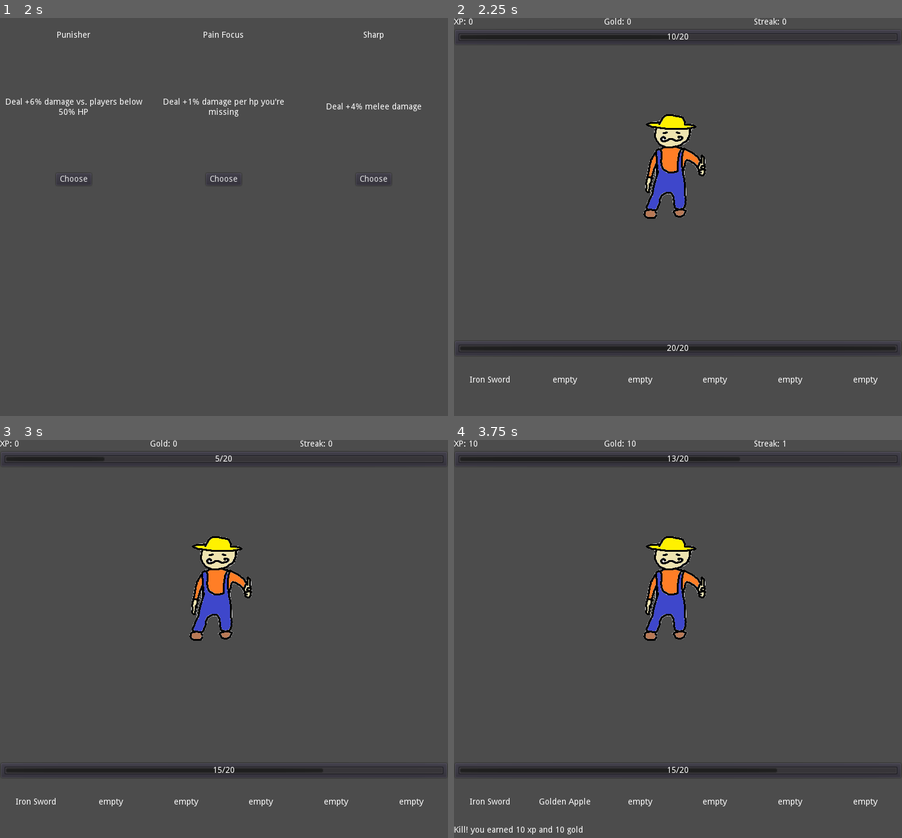
Above: before the commit, frames 1-4 (two rows, left to right).
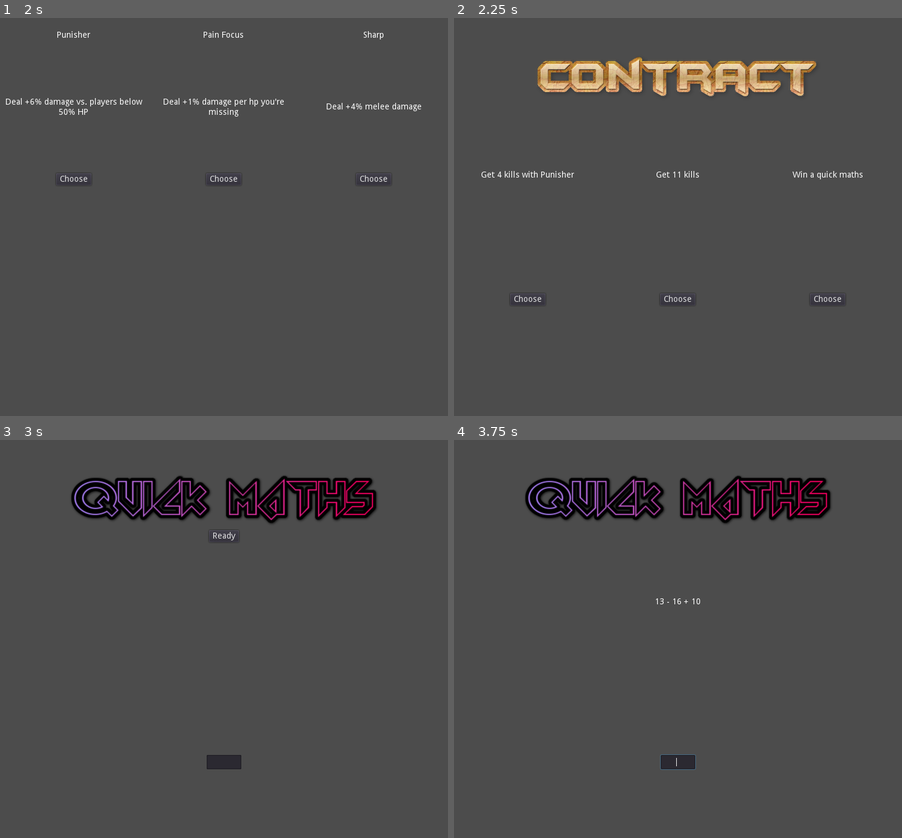
Above: after the commit, the same moments.

Repository: SirDogeGD/projects
Game: Godot game, scene res://scenes/main.tscn
Same seed, same stepped clock (60 frames per second), same inputs: the game is played once before the commit and once after it.
Inputs (mouse positions are in pixels of both pictures, inside the frame that each line leads up to):
- Up to frame 1 (2 s): click "Start" at 0.5 s; click "Jump Down" at 1.25 s
- Up to frame 2 (2.25 s): click "Choose" at 2 s
- Up to frame 3 (3 s): click (71, 722) at 2.75 s, where only the run after the commit has a clickable "Choose"
- Up to frame 4 (3.75 s): click (678, 535) at 3.5 s, where only the run after the commit has a clickable "Ready"

Frame 1 is identical in both runs. In frame 2, 10% of the frame differs, in the area x 0-100%, y 0-93%; in frame 3, 11%; in frame 4, 12%, in the area x 0-100%, y 0-100%.

Commit message:
Contracts
added contracts lets go
super fun to implement

Diff:
--- a/idlegame/project.godot
+++ b/idlegame/project.godot
@@ -32,6 +32,7 @@
 megastreak_handler="*res://scripts/megastreak_handler.gd"
 inventory="*res://scripts/inventory.gd"
 chat="*res://scripts/ui/chat.gd"
+contract_handler="*res://scripts/events/contract/contract_handler.gd"
 
 [display]
 
--- a/idlegame/scenes/perk_choose.tscn
+++ b/idlegame/scenes/perk_choose.tscn
@@ -1,7 +1,6 @@
 [gd_scene load_steps=2 format=2]
 
 [ext_resource path="res://scripts/perks/perk_choose.gd" type="Script" id=1]
-
 
 [node name="main" type="Node2D"]
 script = ExtResource( 1 )
--- /dev/null
+++ b/idlegame/scripts/events/contract/contract.gd
@@ -0,0 +1,33 @@
+extends Node
+
+var type = ""
+var count
+
+#type variabel
+#if type = p, point is a perk id
+#if type = b, point is a shop perk id
+#if type = e, point is an event name
+var point
+
+func set_count(c):
+	self.count = c
+
+func get_count():
+	return self.count
+
+func count():
+	count -= 1
+	if count == 0:
+		contract_handler.complete(self)
+
+func set_type(t):
+	self.type = t
+
+func get_type():
+	return self.type
+
+func set_point(p):
+	self.point = p
+
+func get_point():
+	return self.point
--- /dev/null
+++ b/idlegame/scripts/events/contract/contract.tscn
@@ -0,0 +1,129 @@
+[gd_scene load_steps=3 format=2]
+
+[ext_resource path="res://scripts/events/contract/contract_scene.gd" type="Script" id=1]
+[ext_resource path="res://icons/titles/contract.png" type="Texture" id=2]
+
+[node name="Node2D" type="Node2D"]
+script = ExtResource( 1 )
+
+[node name="VBoxContainer" type="VBoxContainer" parent="."]
+margin_right = 750.0
+margin_bottom = 750.0
+__meta__ = {
+"_edit_use_anchors_": false
+}
+
+[node name="CenterContainer" type="CenterContainer" parent="VBoxContainer"]
+margin_right = 750.0
+margin_bottom = 123.0
+size_flags_horizontal = 3
+size_flags_vertical = 3
+size_flags_stretch_ratio = 0.3
+__meta__ = {
+"_edit_use_anchors_": false
+}
+
+[node name="Sprite" type="Sprite" parent="VBoxContainer/CenterContainer"]
+texture = ExtResource( 2 )
+offset = Vector2( 375, 100 )
+
+[node name="HBoxContainer" type="HBoxContainer" parent="VBoxContainer"]
+margin_top = 127.0
+margin_right = 750.0
+margin_bottom = 539.0
+size_flags_horizontal = 3
+size_flags_vertical = 3
+__meta__ = {
+"_edit_use_anchors_": false
+}
+
+[node name="VBoxContainer" type="VBoxContainer" parent="VBoxContainer/HBoxContainer"]
+margin_right = 247.0
+margin_bottom = 412.0
+size_flags_horizontal = 3
+size_flags_vertical = 3
+
+[node name="LContract1" type="Label" parent="VBoxContainer/HBoxContainer/VBoxContainer"]
+margin_right = 247.0
+margin_bottom = 272.0
+size_flags_horizontal = 3
+size_flags_vertical = 3
+size_flags_stretch_ratio = 2.0
+text = "Test
+"
+align = 1
+valign = 1
+
+[node name="Button" type="Button" parent="VBoxContainer/HBoxContainer/VBoxContainer"]
+margin_left = 94.0
+margin_top = 334.0
+margin_right = 153.0
+margin_bottom = 354.0
+size_flags_horizontal = 4
+size_flags_vertical = 6
+text = "Choose"
+
+[node name="VBoxContainer2" type="VBoxContainer" parent="VBoxContainer/HBoxContainer"]
+margin_left = 251.0
+margin_right = 498.0
+margin_bottom = 412.0
+size_flags_horizontal = 3
+size_flags_vertical = 3
+
+[node name="LContract2" type="Label" parent="VBoxContainer/HBoxContainer/VBoxContainer2"]
+margin_right = 247.0
+margin_bottom = 272.0
+size_flags_horizontal = 3
+size_flags_vertical = 3
+size_flags_stretch_ratio = 2.0
+text = "Test
+"
+align = 1
+valign = 1
+
+[node name="Button" type="Button" parent="VBoxContainer/HBoxContainer/VBoxContainer2"]
+margin_left = 94.0
+margin_top = 334.0
+margin_right = 153.0
+margin_bottom = 354.0
+size_flags_horizontal = 4
+size_flags_vertical = 6
+text = "Choose"
+
+[node name="VBoxContainer3" type="VBoxContainer" parent="VBoxContainer/HBoxContainer"]
+margin_left = 502.0
+margin_right = 750.0
+margin_bottom = 412.0
+size_flags_horizontal = 3
+size_flags_vertical = 3
+
+[node name="LContract3" type="Label" parent="VBoxContainer/HBoxContainer/VBoxContainer3"]
+margin_right = 248.0
+margin_bottom = 272.0
+size_flags_horizontal = 3
+size_flags_vertical = 3
+size_flags_stretch_ratio = 2.0
+text = "Test
+"
+align = 1
+valign = 1
+
+[node name="Button" type="Button" parent="VBoxContainer/HBoxContainer/VBoxContainer3"]
+margin_left = 94.0
+margin_top = 334.0
+margin_right = 153.0
+margin_bottom = 354.0
+size_flags_horizontal = 4
+size_flags_vertical = 6
+text = "Choose"
+
+[node name="bottomMargin" type="CenterContainer" parent="VBoxContainer"]
+margin_top = 543.0
+margin_right = 750.0
+margin_bottom = 750.0
+size_flags_horizontal = 3
+size_flags_vertical = 3
+size_flags_stretch_ratio = 0.5
+[connection signal="pressed" from="VBoxContainer/HBoxContainer/VBoxContainer/Button" to="." method="c1"]
+[connection signal="pressed" from="VBoxContainer/HBoxContainer/VBoxContainer2/Button" to="." method="c2"]
+[connection signal="pressed" from="VBoxContainer/HBoxContainer/VBoxContainer3/Button" to="." method="c3"]
--- /dev/null
+++ b/idlegame/scripts/events/contract/contract_handler.gd
@@ -0,0 +1,112 @@
+extends Node2D
+
+var contractFile = load("res://scripts/events/contract/contract.gd")
+
+var rng = RandomNumberGenerator.new()
+
+var active = []
+var choices = ["this", "shouldn't", "appear"]
+
+#func _ready():
+#	make_choice()
+
+func choose(num):
+	active.append(choices[num])
+	scene_handler.next_scene()
+
+#make contracts that the player chooses from
+func make_choice():
+	choices.clear()
+	rng.randomize()
+	var types = ["p", "k", "b", "e"]
+	types.shuffle()
+	for n in 3:
+		match types[n]:
+			"p":
+				choices.append(cont_perk())
+			"k":
+				choices.append(cont_kills())
+			"b":
+				choices.append(cont_buy())
+			"e":
+				choices.append(cont_event())
+
+#make contract types
+func cont_perk():
+	rng.randomize()
+	var new = contractFile.new()
+	new.set_type("p")
+	new.set_count(rng.randi_range(2,5))
+#	roll a random perk by id
+	var possible_perks = [1, 2, 3, 4, 5]
+	var id = possible_perks[rng.randi_range(0, possible_perks.size() - 1)]
+#	figure out name of perk
+	var name = perk_info.perkinfo(id).get_name()
+	new.set_point(id)
+	return new
+
+func cont_kills():
+	rng.randomize()
+	var new = contractFile.new()
+	new.set_type("k")
+	new.set_count(rng.randi_range(10,15))
+	return new
+
+func cont_buy():
+	rng.randomize()
+	var new = contractFile.new()
+	new.set_type("b")
+	new.set_count(1)
+	var buy_perks = [6, 7, 8]
+	buy_perks.shuffle()
+	new.set_point(buy_perks[0])
+	return new
+
+func cont_event():
+	rng.randomize()
+	var new = contractFile.new()
+	new.set_type("e")
+	new.set_count(1)
+	var events = ["quick maths"]
+	events.shuffle()
+	new.set_point(events[0])
+	return new
+
+#contract types progress
+func perk_and_kills(perks):
+	for n in active:
+		if n.get_type() == "p":
+			if perks.has(n.get_point()):
+					n.count()
+		if n.get_type() == "k":
+			n.count()
+
+func buy(bought):
+	for n in active:
+		if n.get_type() == "b":
+			if bought == n.get_point():
+				n.count()
+
+func event(which):
+	for n in active:
+		if n.get_type() == "e":
+			if which == n.get_point():
+				n.count()
+
+#completed contract
+func complete(contract):
+	var gold = make_rewards(contract)
+	stats.add_stats("g", gold)
+	chat.contract_comp(gold)
+	active.erase(contract)
+
+func make_rewards(contract):
+	match contract.get_type():
+		"p":
+			return rng.randi_range(300, 500)
+		"k":
+			return rng.randi_range(200, 400)
+		"b":
+			return rng.randi_range(400, 500)
+		"e":
+			return rng.randi_range(500, 700)
--- /dev/null
+++ b/idlegame/scripts/events/contract/contract_scene.gd
@@ -0,0 +1,49 @@
+extends Node2D
+
+func _ready():
+	contract_handler.make_choice()
+	update_labels()
+
+func c1():
+	contract_handler.choose(0)
+
+func c2():
+	contract_handler.choose(1)
+
+func c3():
+	contract_handler.choose(2)
+
+func _process(delta):
+	if Input.is_action_just_pressed("inv_1"):
+		c1()
+	if Input.is_action_just_pressed("inv_2"):
+		c2()
+	if Input.is_action_just_pressed("inv_3"):
+		c3()
+
+func update_labels():
+	$VBoxContainer/HBoxContainer/VBoxContainer/LContract1.set_text(make_text(1))
+	$VBoxContainer/HBoxContainer/VBoxContainer2/LContract2.set_text(make_text(2))
+	$VBoxContainer/HBoxContainer/VBoxContainer3/LContract3.set_text(make_text(3))
+
+func make_text(num):
+	var contract
+	match num:
+		1:
+			contract = contract_handler.choices[0]
+		2:
+			contract = contract_handler.choices[1]
+		3:
+			contract = contract_handler.choices[2]
+
+	match contract.get_type():
+		"p":
+			var perk = perk_info.perkinfo(contract.get_point()).get_name()
+			return(str("Get ", contract.get_count(), " kills with ", perk))
+		"k":
+			return(str("Get ", contract.get_count(), " kills"))
+		"b":
+			var shopitem = perk_info.perkinfo(contract.get_point()).get_name()
+			return(str("Buy ", shopitem))
+		"e":
+			return(str("Win a ", contract.get_point()))
--- a/idlegame/scripts/events/quickmath.gd
+++ b/idlegame/scripts/events/quickmath.gd
@@ -19,6 +19,7 @@
 	is_ready = true
 	$VBox/CReady/BReady.queue_free()
 	equation()
+	$VBox/CAnswer/Guess.grab_focus()
 	$Timer.start()
 
 func _on_Timer_timeout():
@@ -48,8 +49,11 @@
 func _on_Guess_text_entered(new_text):
 	if new_text == String(ans):
 		win()
+	$VBox/CAnswer/Guess.clear()
 
 func win():
 	stats.add_stats("xp", 250)
 	stats.add_stats("g", 500)
+	chat.won_event("math")
+	contract_handler.event("quick maths")
 	scene_handler.next_scene()
--- a/idlegame/scripts/perks/perk_info.gd
+++ b/idlegame/scripts/perks/perk_info.gd
@@ -6,7 +6,7 @@
 func perkinfo(id):
 	match id:
 		0:
-			return make("Barbarian", "Your weapon has +1 dmg")
+			return make("Barbarian", "Your weapon deals +1 dmg")
 		1:
 			return make("Sharp", "Deal +4% melee damage")
 		2:
@@ -18,11 +18,11 @@
 		5:
 			return make("Gold and Boosted", "Deal +5% damage when you have shield hp")
 		6:
-			return make("Prot boots", "Gain +5 armor")
+			return make("Diamond boots", "Gain +5 armor")
 		7:
-			return make("Prot Chestplate", "Gain +6 armor")
+			return make("Diamond Chestplate", "Gain +6 armor")
 		8:
-			return make("Diamond Weapon" , "Your weapon deals +1 dmg")
+			return make("Diamond Sword" , "Your weapon deals +1 dmg")
 
 func make(n, d):
 	var perkinfo = perkfile.new()
--- a/idlegame/scripts/runshop.gd
+++ b/idlegame/scripts/runshop.gd
@@ -12,13 +12,16 @@
 	match what:
 		"sword":
 			if check_price(200):
-				you.perks.append(6)
+				you.perks.append(8)
+				contract_handler.buy(8)
 		"boots":
 			if check_price(300):
-				you.perks.append(7)
+				you.perks.append(6)
+				contract_handler.buy(6)
 		"cp":
 			if check_price(500):
-				you.perks.append(8)
+				you.perks.append(7)
+				contract_handler.buy(7)
 	check_bought()
 	update_stats()
 
@@ -42,11 +45,11 @@
 		buy("cp")
 
 func check_bought():
+	if you.perks.has(8):
+		$VBox/ShopItems/C1/B.text = "bought"
 	if you.perks.has(6):
-		$VBox/ShopItems/C1/B.text = "bought"
+		$VBox/ShopItems/C2/B.text = "bought"
 	if you.perks.has(7):
-		$VBox/ShopItems/C2/B.text = "bought"
-	if you.perks.has(8):
 		$VBox/ShopItems/C3/B.text = "bought"
 
 func update_stats():
--- a/idlegame/scripts/scene_handler.gd
+++ b/idlegame/scripts/scene_handler.gd
@@ -2,6 +2,7 @@
 
 var count = 0
 var perks = 0
+var max_perks = 1
 var rng = RandomNumberGenerator.new()
 
 func next_scene():
@@ -13,13 +14,14 @@
 		count += 1
 		get_tree().change_scene("res://scenes/runshop.tscn")
 	elif(is_minor()):
+		count += 1
 		what_minor()
 	else:
 		count += 1
 		get_tree().change_scene("res://scenes/fight.tscn")
 
 func is_perk():
-	if(perks < you.max_perks):
+	if(perks < max_perks):
 		return true
 	return false
 
@@ -34,14 +36,17 @@
 
 func is_minor():
 	rng.randomize()
-	var chance = rng.randi_range(1,100)
+	var chance = rng.randi_range(1,10)
 	if(chance <= 5):
 		return true
 	return false
 
 func what_minor():
 	rng.randomize()
-	var which = rng.randi_range(1,1)
+	var which = rng.randi_range(1,2)
 	match which:
 		1:
 			get_tree().change_scene("res://scenes/events/quickmath.tscn")
+#			get_tree().change_scene("res://scripts/events/contract/contract.tscn")
+		2:
+			get_tree().change_scene("res://scripts/events/contract/contract.tscn")
--- a/idlegame/scripts/ui/chat.gd
+++ b/idlegame/scripts/ui/chat.gd
@@ -24,3 +24,11 @@
 
 func clear():
 	chat = ["", "", "", ""]
+
+func contract_comp(gold):
+	add(str("Contract completed! +", gold, "g"))
+
+func won_event(which):
+	match which:
+		"math":
+			add("Correct! +250xp +500g")
--- a/idlegame/scripts/you.gd
+++ b/idlegame/scripts/you.gd
@@ -1,7 +1,6 @@
 extends "res://scripts/guy.gd"
 
 var selected = 0
-var max_perks = 1
 
 func _ready():
 	create_empty_inv()
@@ -26,6 +25,7 @@
 	stats.add_stats("g", gold)
 	stats.add_stats("k", 1)
 	get_on_kill_heal()
+	contract_handler.perk_and_kills(self.perks)
 	return[xp, gold]
 
 func set_selected(s):
Not shown, changed: idlegame/export_presets.cfg
Binary file added: idlegame/icons/titles/contract.png
Not shown, added: idlegame/icons/titles/contract.png.import
Not shown, added: idlegame/versions/1.3/game.exe
Not shown, added: idlegame/versions/1.3/game.pck
